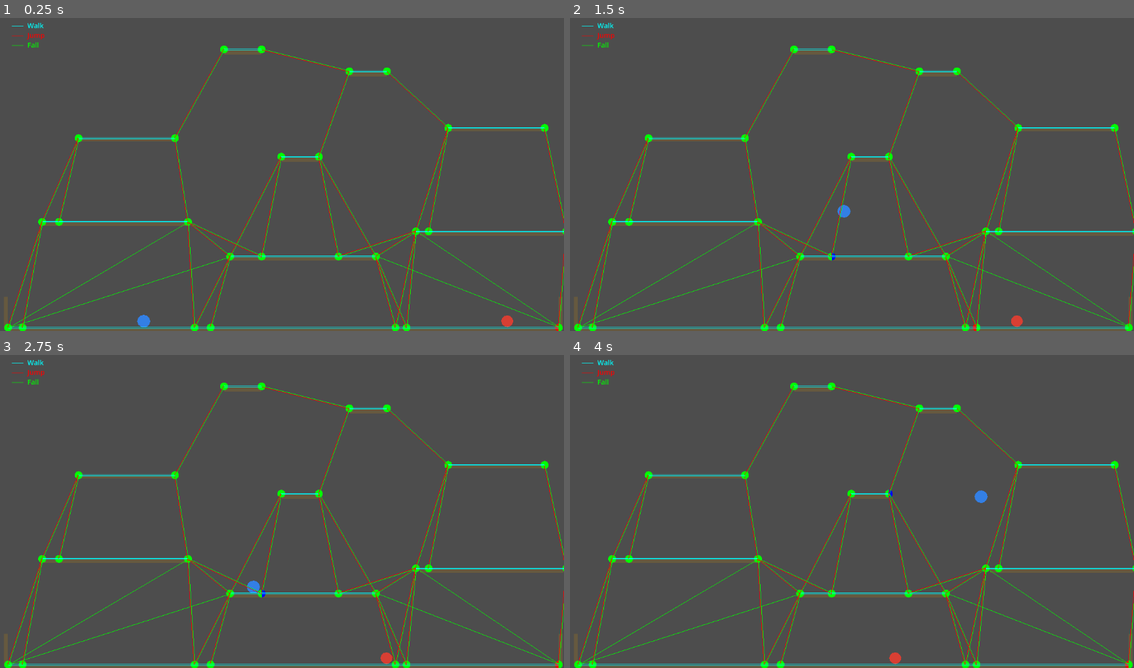
Above: before the commit, frames 1-4 (two rows, left to right).
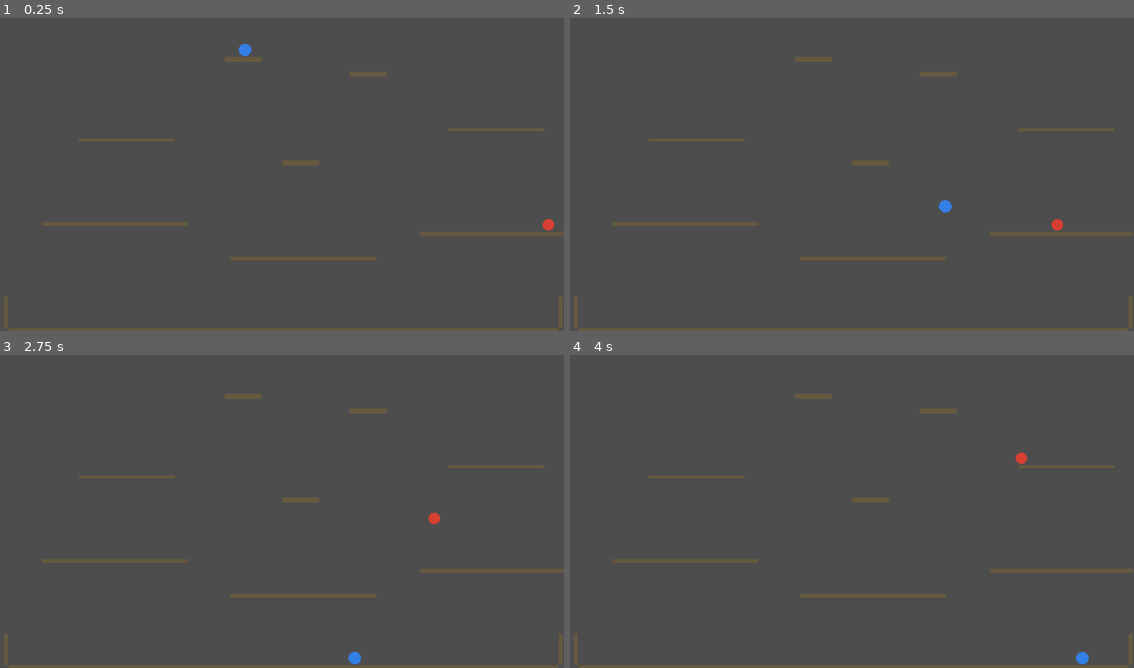
Above: after the commit, the same moments.

Repository: xhocquet/2d-platformer-pathfinding-demo
Game: Godot game, scene res://main.tscn
Two runs of this game, one before a commit and one after it. Both use one fixed random seed, a clock stepped at 60 frames per second and the inputs below.
Inputs:
- Up to frame 1 (0.25 s): no input
- Up to frame 2 (1.5 s): hold D (move_right) from 0.53 s (still down); tap W (jump) at 0.77 s
- Up to frame 3 (2.75 s): tap W (jump) at 1.52 s; release D (move_right) at 2.03 s; hold A (move_left) from 2.03 s (still down)
- Up to frame 4 (4 s): release A (move_left) at 2.78 s; hold D (move_right) from 2.78 s (still down); tap W (jump) at 3.02, 3.77 s

The runs differ from the first frame. In frame 1, 4.9% of the frame differs, in the area x 0-100%, y 1-100%; in frame 2, 4.9%; in frame 3, 4.9%; in frame 4, 4.9%.

Commit message:
Disable editor hint on launch

Diff:
--- a/main.tscn
+++ b/main.tscn
@@ -50,7 +50,7 @@
 polygon = PackedVector2Array(-60, -12, 60, -12, 60, 12, -60, 12)
 
 [node name="Platform2" type="StaticBody2D" parent="."]
-position = Vector2(613, 297.38358)
+position = Vector2(614, 304.3926)
 scale = Vector2(0.6400484, 0.45145908)
 
 [node name="CollisionShape2D" type="CollisionShape2D" parent="Platform2"]
@@ -72,7 +72,7 @@
 polygon = PackedVector2Array(-60, -12, 60, -12, 60, 12, -60, 12)
 
 [node name="Platform9" type="StaticBody2D" parent="."]
-position = Vector2(495.99997, 77.09944)
+position = Vector2(497, 92.11883)
 scale = Vector2(0.6400484, 0.45145908)
 
 [node name="CollisionShape2D" type="CollisionShape2D" parent="Platform9"]
@@ -149,7 +149,7 @@
 polygon = PackedVector2Array(-60, -12, 60, -12, 60, 12, -60, 12)
 
 [node name="Player" type="CharacterBody2D" parent="."]
-position = Vector2(293, 616.7956)
+position = Vector2(500, 59.0762)
 script = ExtResource("1_script")
 
 [node name="CollisionShape2D" type="CollisionShape2D" parent="Player"]
@@ -161,7 +161,7 @@
 polygon = PackedVector2Array(24, 0, 22.17, 6.21, 16.97, 11.31, 10.76, 13.14, 4.23, 11.31, -1.03, 6.21, -2.76, 0, -1.03, -6.21, 4.23, -11.31, 10.76, -13.14, 16.97, -11.31, 22.17, -6.21)
 
 [node name="Enemy" type="CharacterBody2D" parent="."]
-position = Vector2(1037, 600.7749)
+position = Vector2(1128, 426.5502)
 script = ExtResource("2_script")
 
 [node name="CollisionShape2D" type="CollisionShape2D" parent="Enemy"]
--- a/navi_graph.gd
+++ b/navi_graph.gd
@@ -26,7 +26,8 @@
 
 	_apply_graph_params()
 	graph.set_root(parent)
-	debug_ui.visible = debug_draw
+	# In built game, debug overlay starts off; in editor, respect debug_draw
+	debug_ui.visible = debug_draw if Engine.is_editor_hint() else false
 	queue_redraw()
 
 func _apply_graph_params() -> void:
